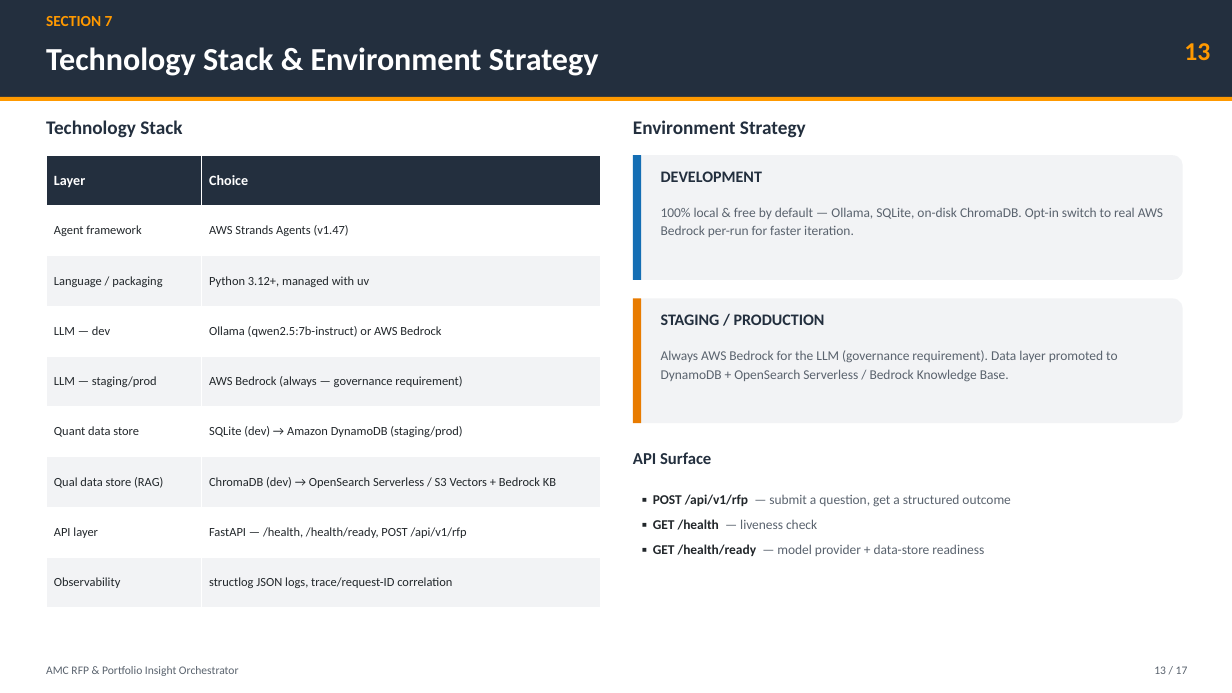
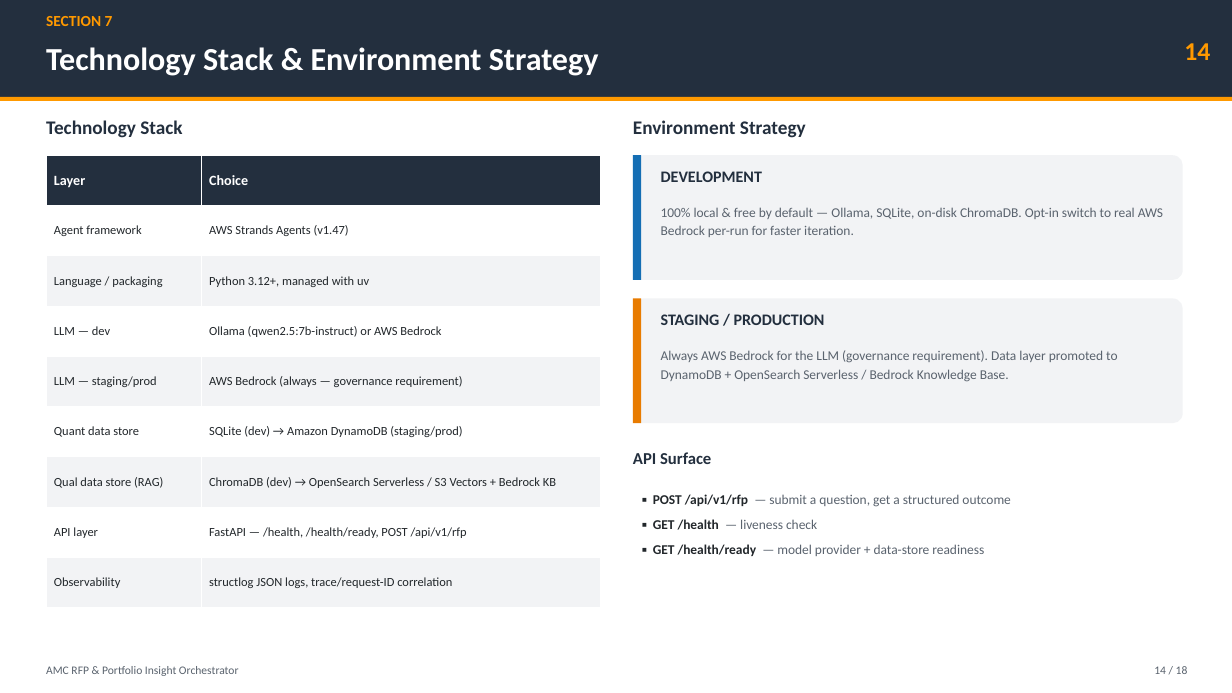
Before and after one commit to kombaraj-ai/uc02-mf-strands-agents-phase-04, a slide deck: slide 14 of docs/AMC_RFP_Orchestrator_Project_Phase01_Phase02_Phase03_Phase04.pptx (slide 13 before the commit). Drawn at 1232x693 pixels with LibreOffice and Linux fonts; fonts in the diff are those of the drawing. Boxes give left, top, right and bottom in pixels: in the first picture for what was removed or moved away, otherwise in the second. Text is boxed around its words. In the diff, an @@ line names an element or a change of style, - is before the commit and + after.

```diff
--- a/docs/AMC_RFP_Orchestrator_Project_Phase01_Phase02_Phase03_Phase04.pptx
+++ b/docs/AMC_RFP_Orchestrator_Project_Phase01_Phase02_Phase03_Phase04.pptx
@@ text at box(1184, 43, 1210, 60): text changed @@
-13
+14
@@ text at box(1154, 666, 1188, 674): text changed @@
-13 / 17
+14 / 18
```
Also in this commit, not shown: 16 other slides changed, 1 slide added, 1 other file.
